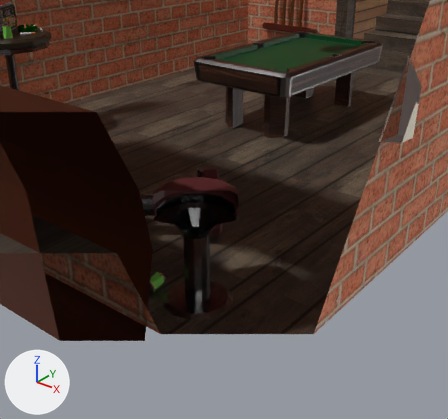
Before and after pictures for a commit that changed the glTF model resources/meshes/habitacion_pool.gltf.
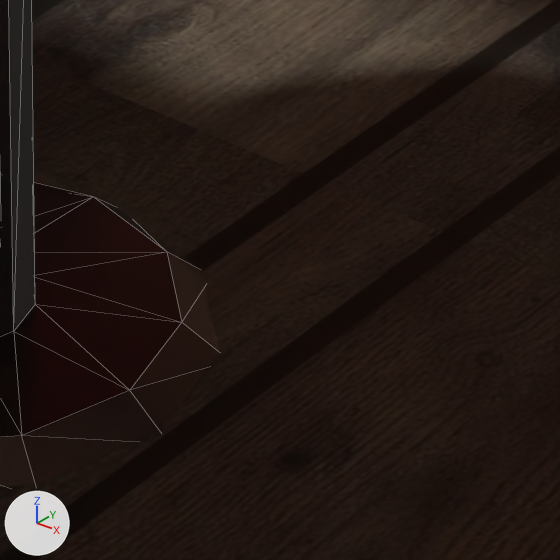
Each version is shown from a camera (50 mm lens) standing at (3.955, -6.249, 4.199) and looking at (1.738, -3.477, 2.48), then close up on the part from 46% to 62% of the width and 61% to 78% of the height. The lights are fixed; the arrows at lower left show +X, +Y and +Z. The close-ups show mesh edges as thin lines. Everything nearer to the camera than a plane just in front of the edit is cut away. Objects named as collision shapes, trigger or cutter boxes, shadow casters or lower levels of detail are left out. Where no turn or scale is listed for an object, it has been applied to the vertices.

Names of what the first close-up shows: 'Cylinder.008', 'habitacion'.
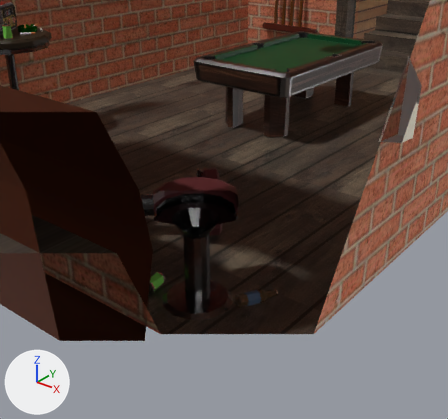
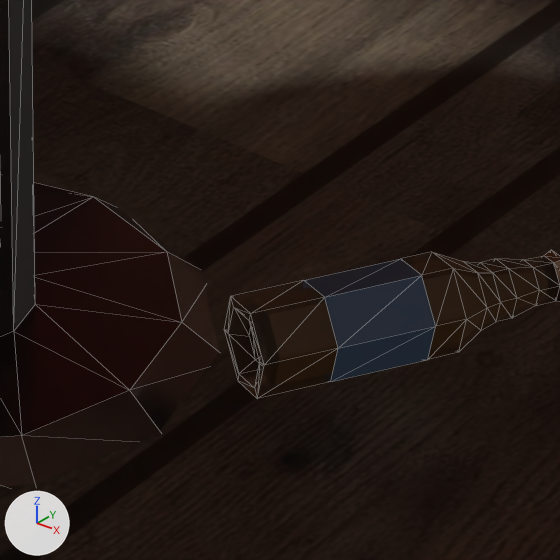
Commit message: Extras cosas habitacion

Pixel boxes (x1, y1, x2, y2) of what changed, in the close-ups (560 x 560 px):
'Cylinder.028', added
    after: (224, 250, 560, 399)
    faces in mat_vidrio_botella (brown #44240d): (224, 252, 560, 399)
    faces in mat_botella (blue #547091): (304, 259, 436, 382)
    faces in mat_tapita (brown #887a67): (544, 250, 560, 301)

Patch to the scene script:
```diff
--- a/resources/meshes/habitacion_pool.gltf.py
+++ b/resources/meshes/habitacion_pool.gltf.py
@@ me_cylinder_030 @@
+me_cylinder_030.from_pydata(...)  # 126 vertices, 248 faces; spans x -0.038..0.154, y -0.025..0.247, z -0.04..0.04
+# faces by material slot: [112, 12, 32, 92]
+me_cylinder_030.materials.append(mat_vidrio_botella)  # brown #44240d
+me_cylinder_030.materials.append(mat_botella)  # blue #547091
+me_cylinder_030.materials.append(mat_tapita)  # brown #887a67
+me_cylinder_030.materials.append(mat_cerbeza)  # brown #74542f
@@ ob_cylinder_028 @@
+ob_cylinder_028 = bpy.data.objects.new('Cylinder.028', me_cylinder_030)
+ob_cylinder_028.location = (1.9864, -3.6521, 1.983)
```
